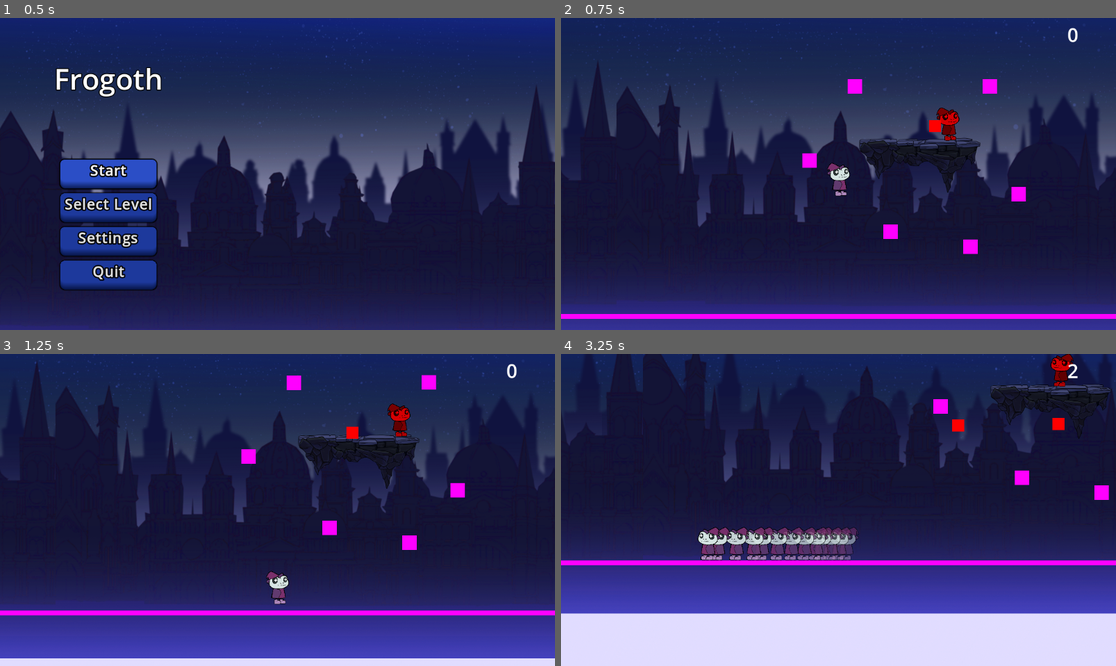
Above: before the commit, frames 1-4 (two rows, left to right).
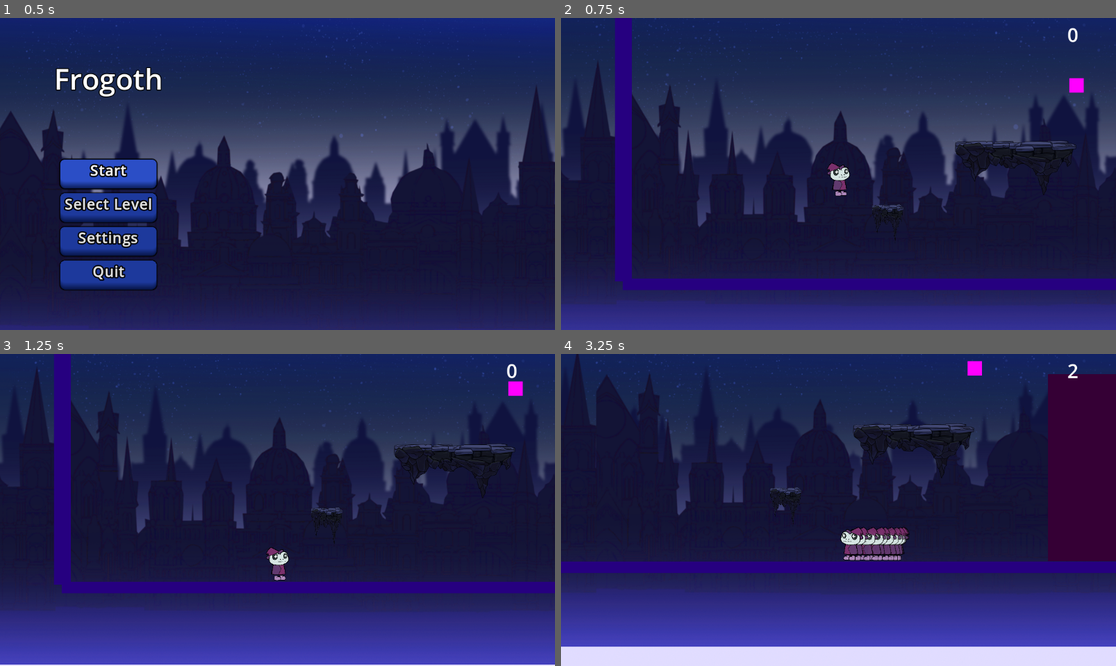
Above: after the commit, the same moments.

Repository: DerBrotDoktor/Frogoth
Game: Godot game, scene res://scenes/main/main.tscn
Same seed, same stepped clock (60 frames per second), same inputs: the game is played once before the commit and once after it.
Inputs (mouse positions are in pixels of both pictures, inside the frame that each line leads up to):
- Up to frame 1 (0.5 s): no input
- Up to frame 2 (0.75 s): click "Start" at 0.5 s
- Up to frame 3 (1.25 s): no input
- Up to frame 4 (3.25 s): move the mouse to (960, 494) at 1.27 s; hold Space (bash) 1.28-2.03 s; hold D (right) 1.28-2.78 s; tap W (up) at 1.52, 2.27 s; move the mouse to (727, 525) at 2.02 s; click (727, 525) at 2.1 s; move the mouse to (894, 441) at 2.77 s; hold A (left) from 2.78 s (still down); tap Shift (dash) at 2.85 s

Frame 1 is identical in both runs. In frame 2, 11% of the frame differs, in the area x 0-100%, y 0-97%; in frame 3, 15%; in frame 4, 52%, in the area x 0-100%, y 0-94%.

Commit message:
Milestone 2

Diff:
--- a/scenes/main/main.tscn
+++ b/scenes/main/main.tscn
@@ -16,7 +16,7 @@
 script = ExtResource("1_wtrgv")
 main_menu = ExtResource("4_3igok")
 level_select_menu = ExtResource("3_qm2ey")
-level = Array[PackedScene]([ExtResource("4_k64yn"), ExtResource("2_046pa")])
+level = Array[PackedScene]([ExtResource("2_046pa"), ExtResource("4_k64yn")])
 player = NodePath("Player")
 
 [node name="ParallaxBackground" type="ParallaxBackground" parent="."]
